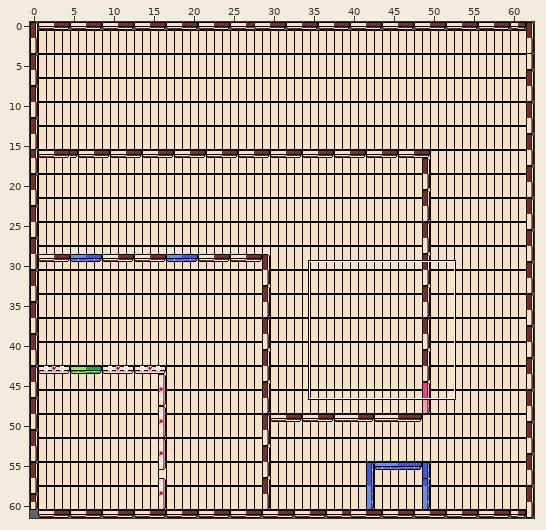
Tiled map: assets/art/Levels/reuben_level.tmx. Above: a wide view before the commit, with the close-up outlined.
Close-up. Before the commit:
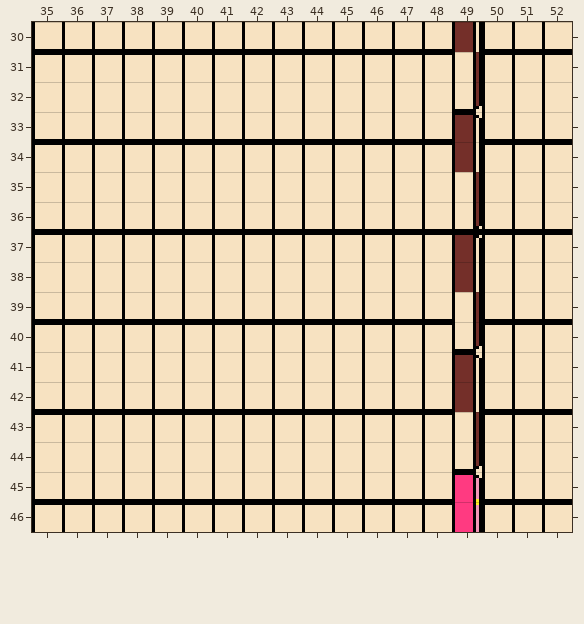
Cells are 10x10 px. Shown: x 35..52, y 30..46. The commit also changed other parts of the map, which this record leaves out.
The result:
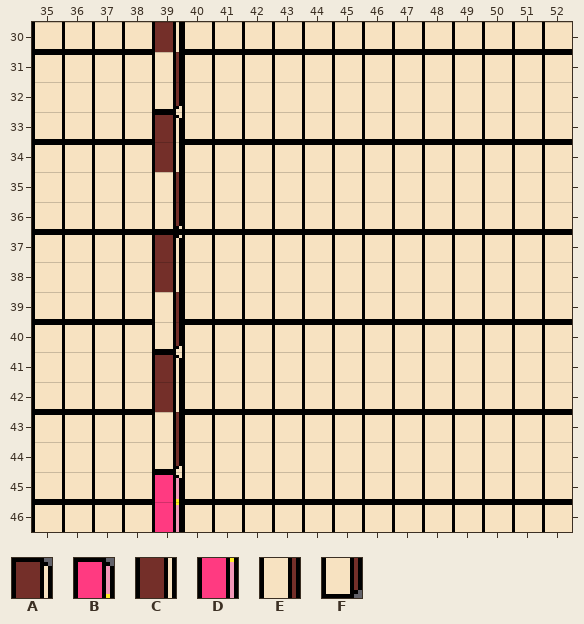
Key: from "TileSet": A 0, B 9, C 10, D 19, E 20, F 30.
_ is an empty cell, . an unchanged one.
Changes in this commit:
--- layer "Walls"
@@ x 39..49 @@
-30 _.........C
-31 _.........E
-32 _.........F
-33 _.........A
-34 _.........C
-35 _.........E
-36 _.........F
-37 _.........A
-38 _.........C
-39 _.........E
-40 _.........F
-41 _.........A
-42 _.........C
-43 _.........E
-44 _.........F
+30 C........._
+31 E........._
+32 F........._
+33 A........._
+34 C........._
+35 E........._
+36 F........._
+37 A........._
+38 C........._
+39 E........._
+40 F........._
+41 A........._
+42 C........._
+43 E........._
+44 F........._
--- layer "PinkDoor"
@@ x 39..49 @@
-45 _.........B
-46 _.........D
+45 B........._
+46 D........._
Changed places in both close-ups, as pixel boxes (x1, y1, x2, y2):
added: (155, 22, 182, 532)
removed: (455, 22, 482, 532)
